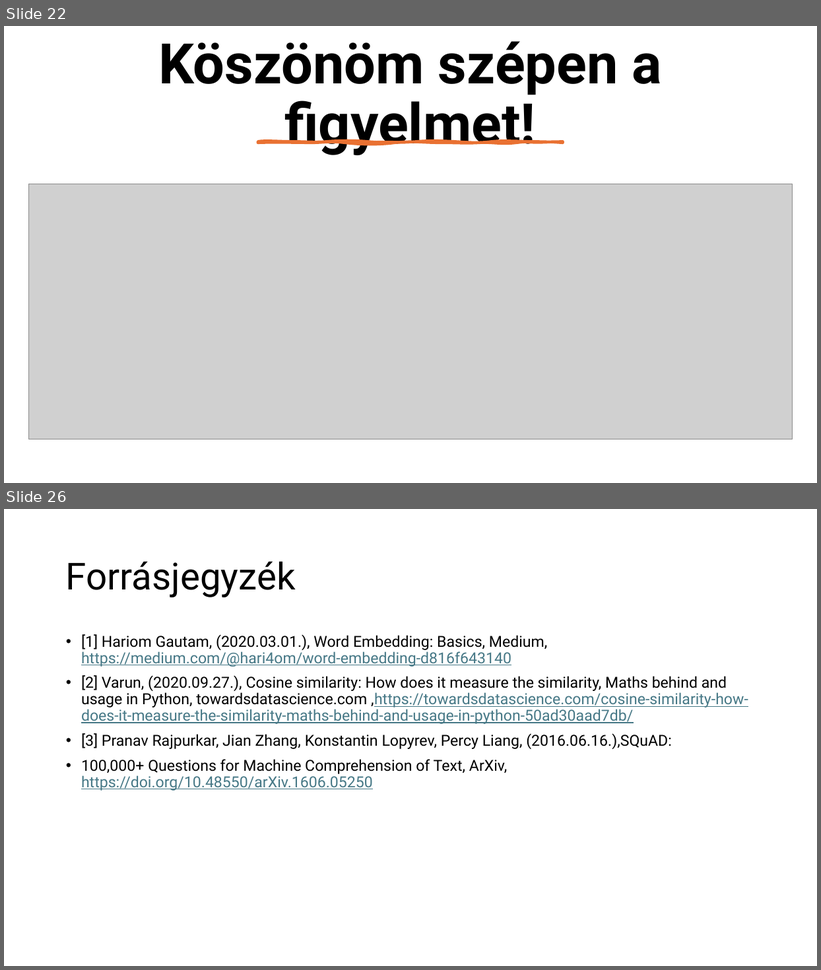
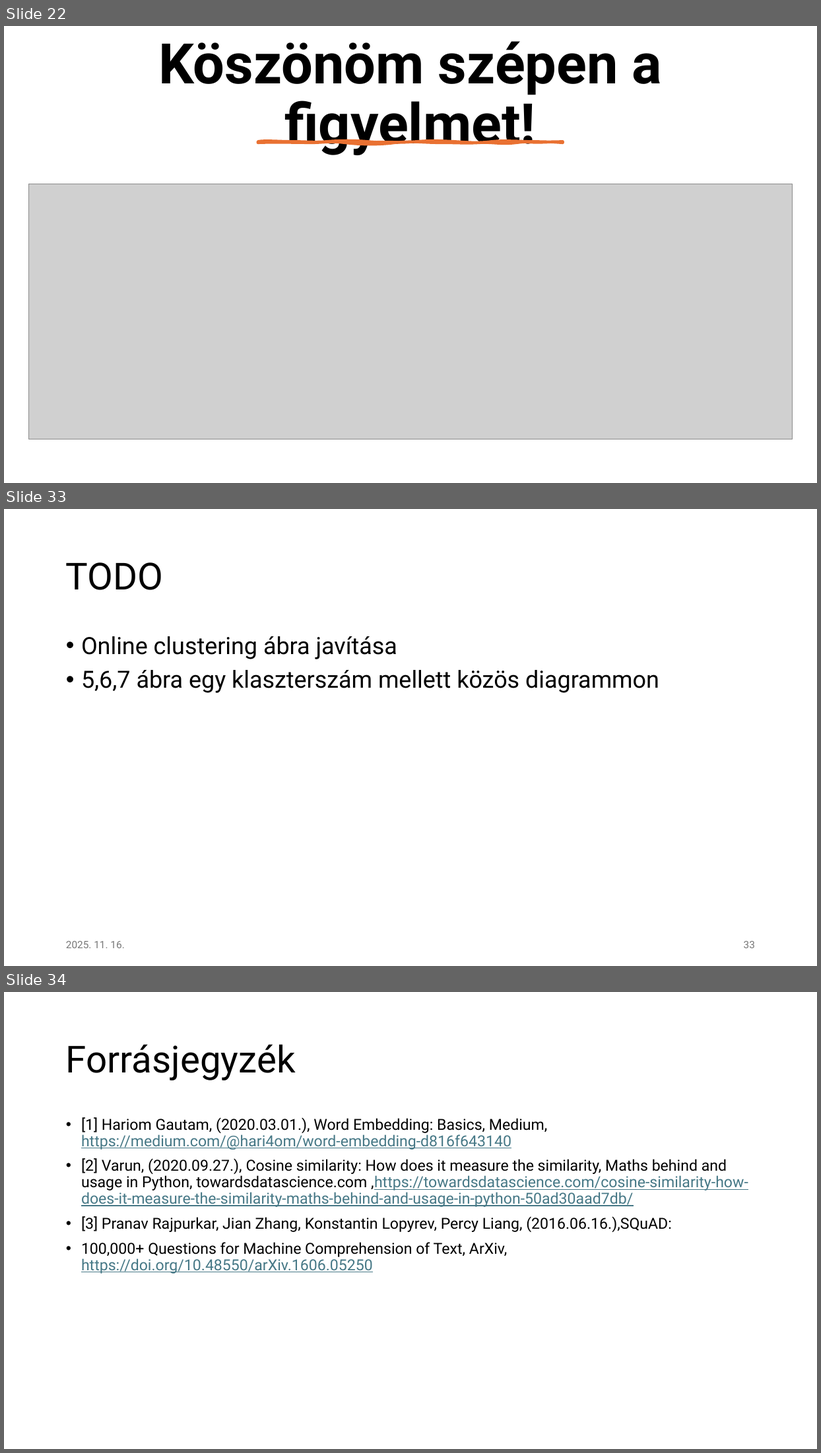
Before and after one commit to czotterbenedek/rag-onlineclustering-optimization, a slide deck: tdk/CzotterBenedek_TDK_javitott_2.0.pptx. Shown one above the other, each under a label of ours: slides 22 and 26 before the commit, slides 22, 33 and 34 after it; the slides between them are not shown. The pictures are 821x970 and 821x1453 pixels, drawn with LibreOffice and Linux fonts; fonts in the diff are those of the drawing; grey boxes stand for pictures. Boxes give left, top, right and bottom in pixels: in the first picture for what was removed or moved away, otherwise in the second. Text is boxed around its words. In the diff, an @@ line names an element or a change of style, - is before the commit and + after.

```diff
--- a/tdk/CzotterBenedek_TDK_javitott_2.0.pptx
+++ b/tdk/CzotterBenedek_TDK_javitott_2.0.pptx
@@ slide 33 added at (4,509,817,966), background #FFFFFF @@
@@ title added at (66,562,164,590), 44 pt, text #000000 @@
+TODO
@@ text added at (81,636,659,693), 28 pt, text #000000 @@
+• Online clustering ábra javítása
+• 5,6,7 ábra egy klaszterszám mellett közös diagrammon
@@ text added at (66,941,124,949), 12 pt, text #797979 @@
+2025. 11. 16.
@@ page number added at (744,941,755,949), 12 pt, text #797979 @@
+33
@@ what was slide 26 is now slide 34 @@
```
Also in this commit, not shown: 23 slides changed, 7 other slides added, 10 other files.
